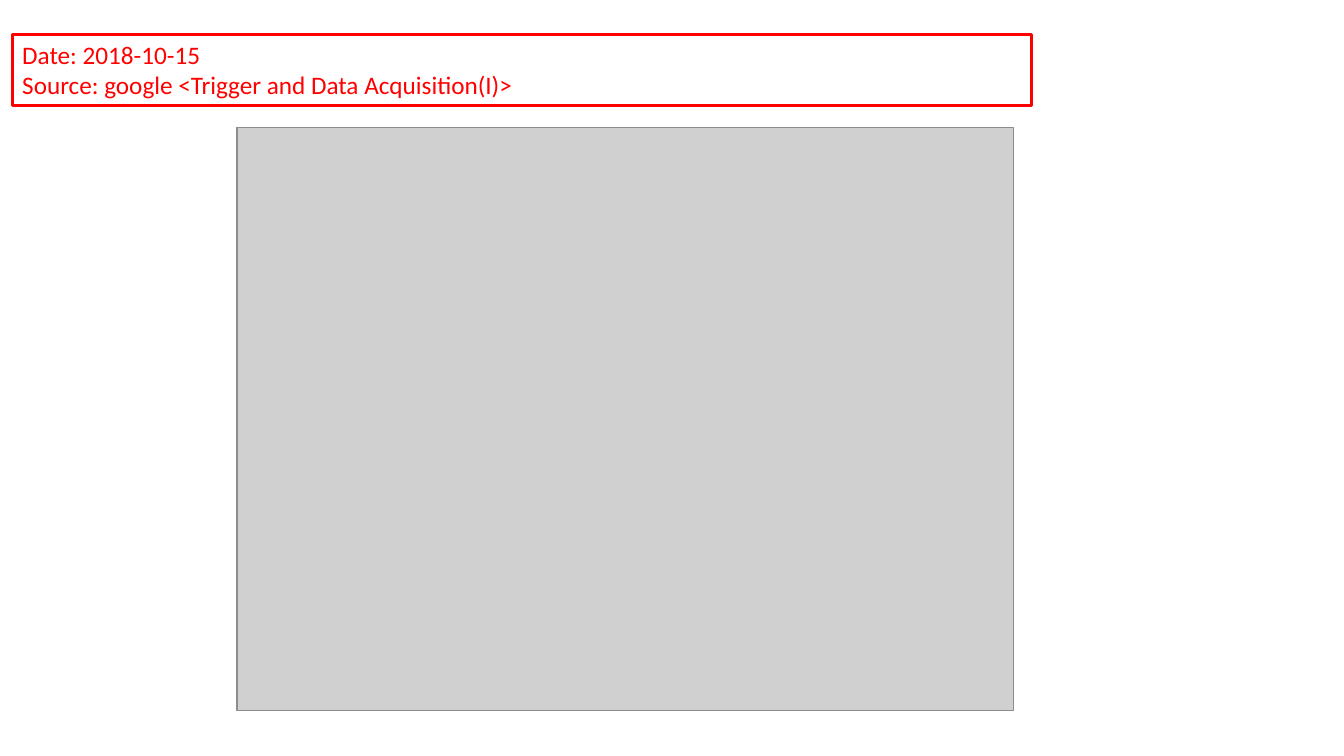
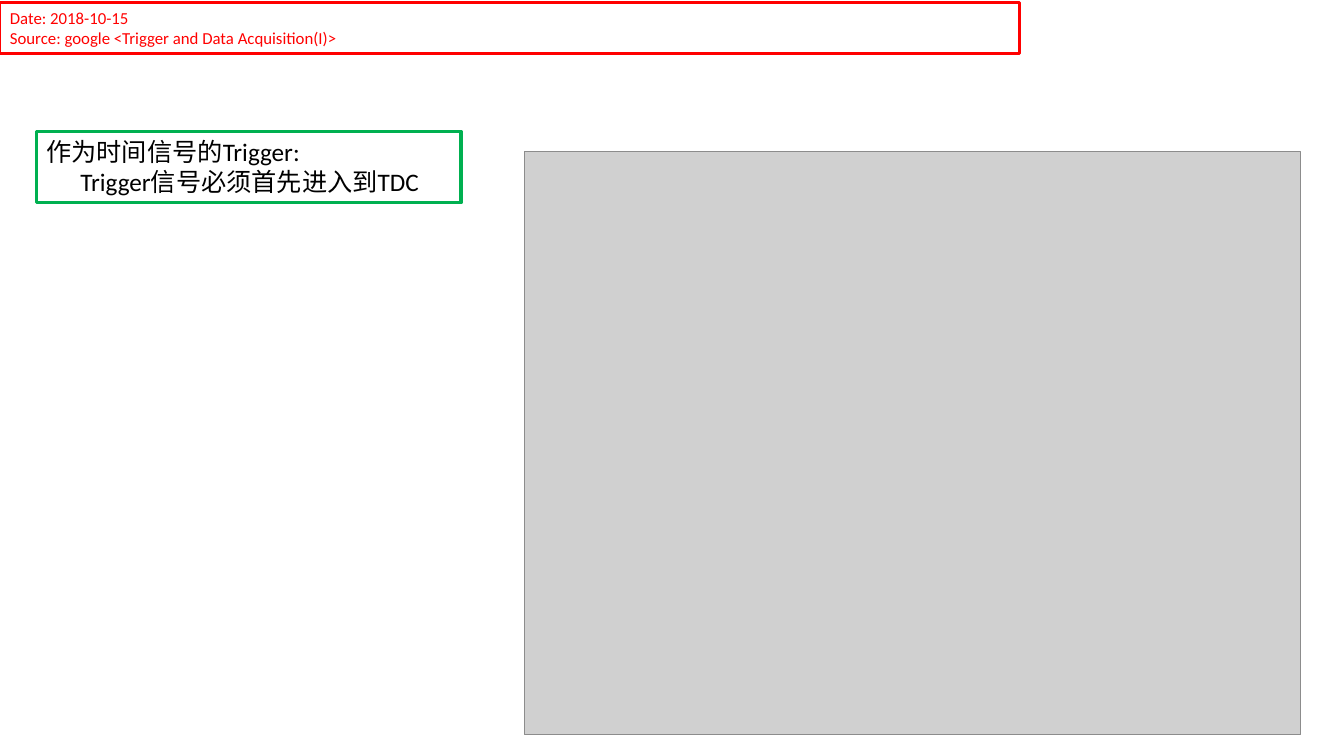
Before and after one commit to gfh16/StudyNotes, a slide deck: slide 4 of 02TriggerAndDAQ.pptx. Drawn at 1344x756 pixels with LibreOffice and Linux fonts; fonts in the diff are those of the drawing; grey boxes stand for pictures. Boxes give left, top, right and bottom in pixels: in the first picture for what was removed or moved away, otherwise in the second. Text is boxed around its words. In the diff, an @@ line names an element or a change of style, - is before the commit and + after.

```diff
--- a/02TriggerAndDAQ.pptx
+++ b/02TriggerAndDAQ.pptx
@@ rectangle "Date: 2018-10-15": place and size @@
-rectangle "Date: 2018-10-15" at [12, 34, 1031, 106]
+rectangle "Date: 2018-10-15" at [0, 2, 1019, 52]
@@ rectangle "Date: 2018-10-15" at [0, 2, 1019, 52]: size 18 to 12 pt @@
@@ rectangle added at [36, 131, 461, 203], outline #00B050 2.5 pt, 18 pt, text #000000 @@
+作为时间信号的Trigger:
+Trigger信号必须首先进入到TDC
@@ picture: place and size @@
-picture at [237, 127, 1013, 710]
+picture at [524, 152, 1301, 735]
```
Also in this commit, not shown: 6 other slides changed, 21 slides added.
